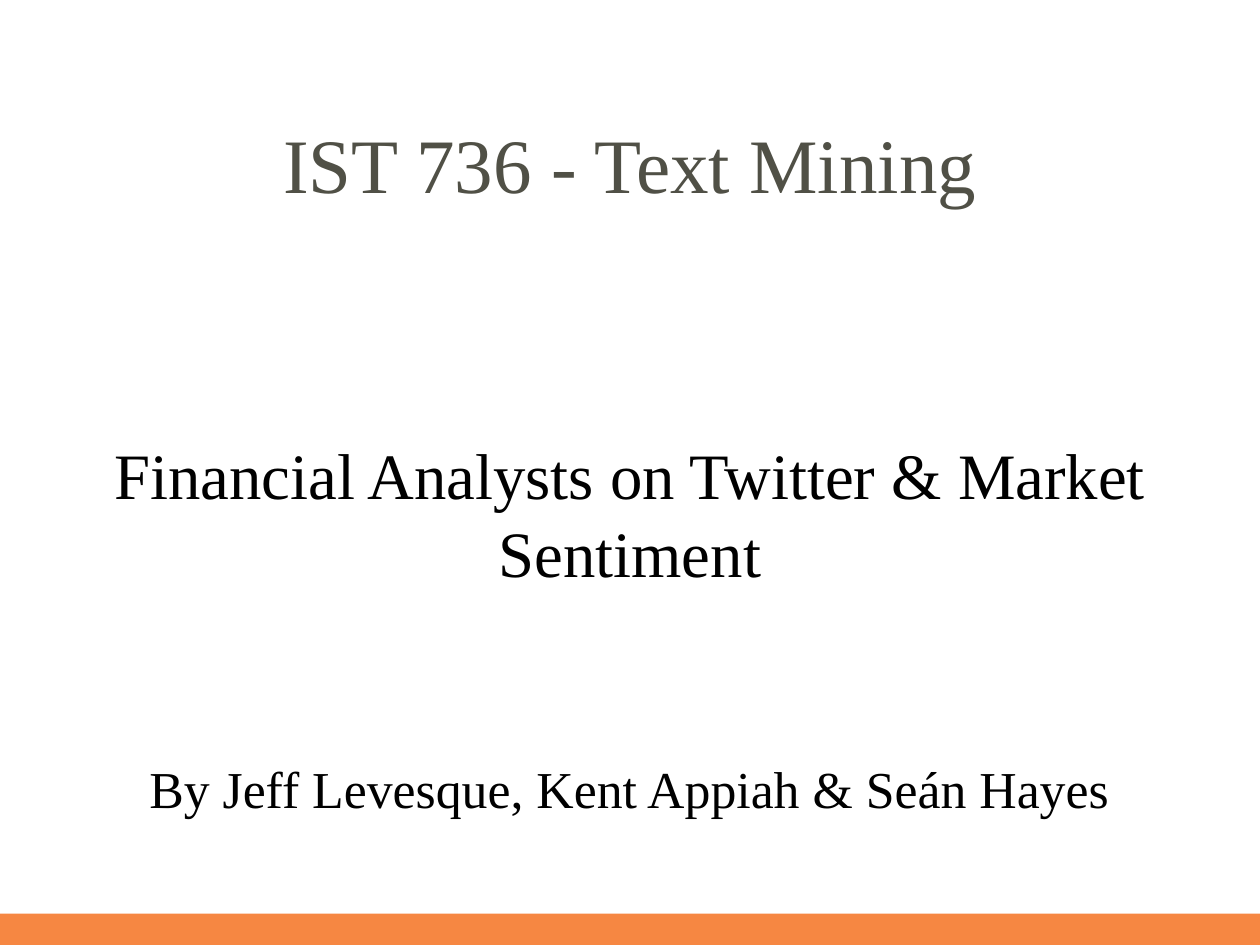
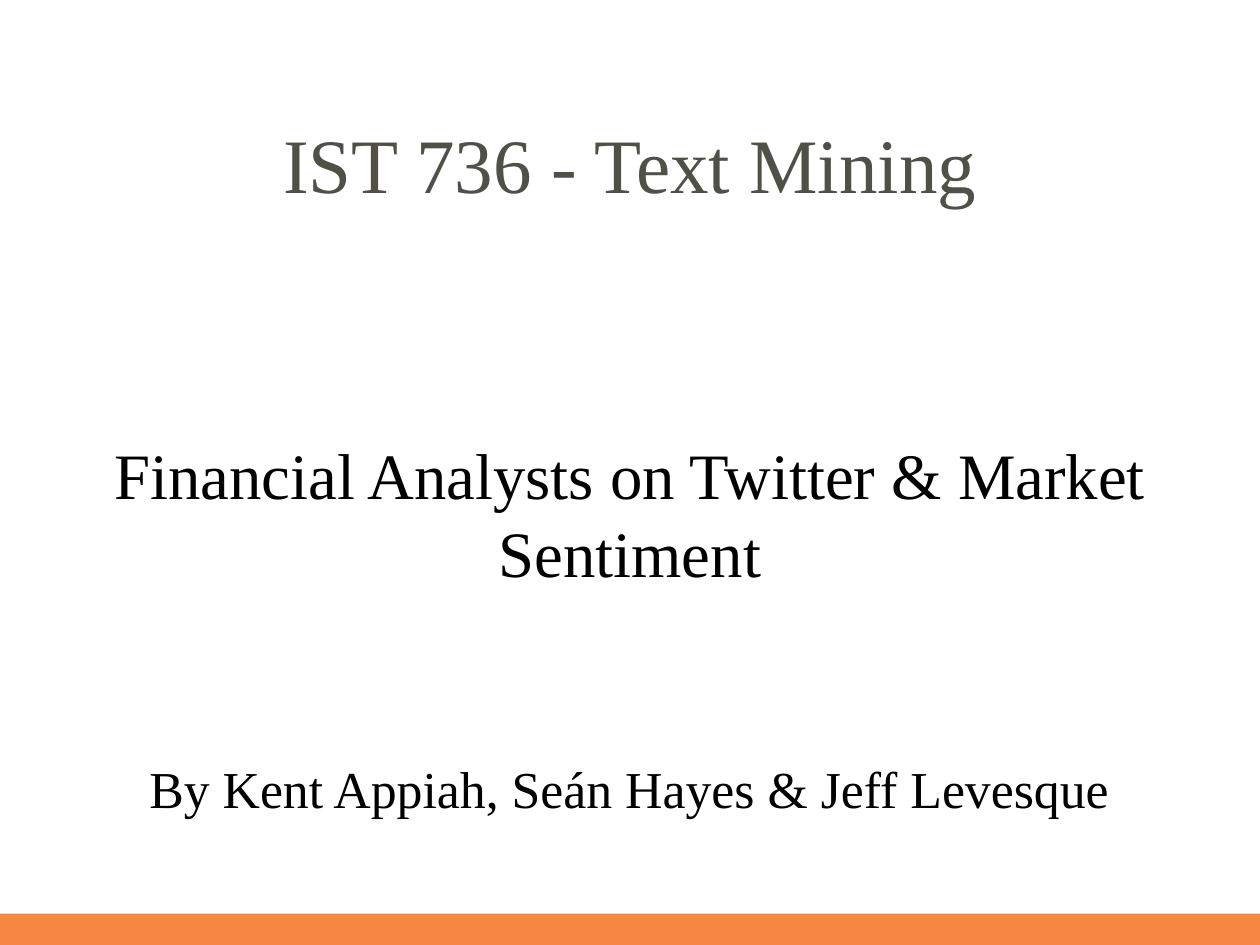
Before and after one commit to jeff1evesque/ist-736, a slide deck: slide 1 of proposal.ppt. Drawn at 1260x945 pixels with LibreOffice and Linux fonts; fonts in the diff are those of the drawing; background and template pictures are left out. Boxes give left, top, right and bottom in pixels: in the first picture for what was removed or moved away, otherwise in the second. Text is boxed around its words. In the diff, an @@ line names an element or a change of style, - is before the commit and + after.

Commit message:
#38: proposal.ppt, minor adjustment

```diff
--- a/proposal.ppt
+++ b/proposal.ppt
@@ text at bbox=[149, 771, 1108, 818]: text changed @@
-By Jeff Levesque, Kent Appiah & Seán Hayes
+By Kent Appiah, Seán Hayes & Jeff Levesque
```
